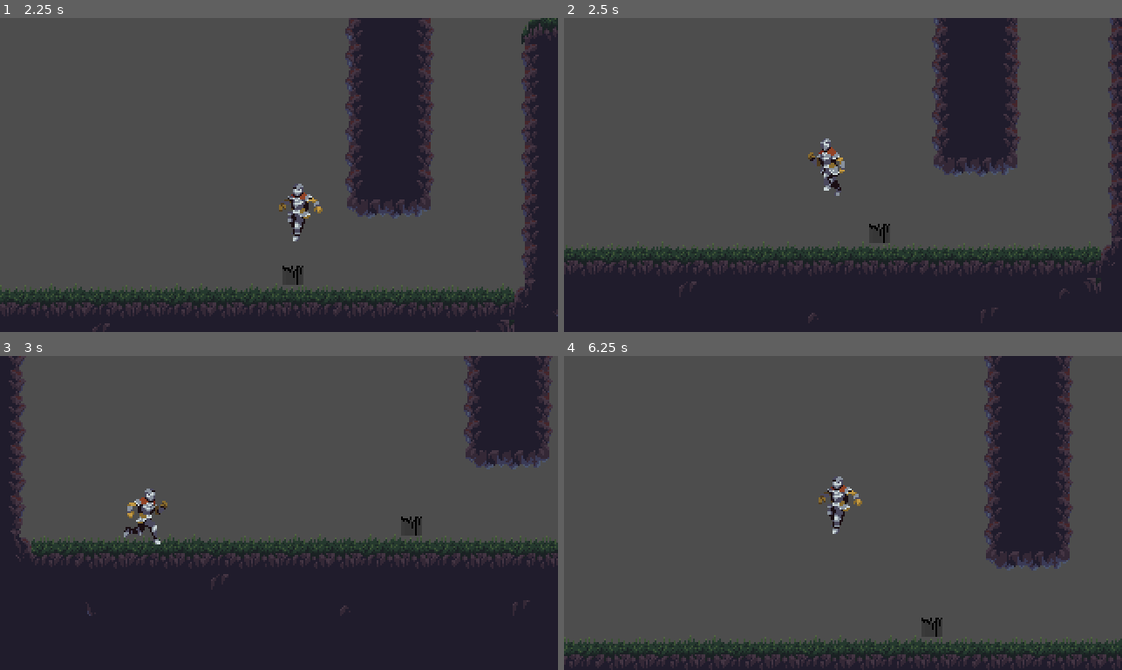
Above: before the commit, frames 1-4 (two rows, left to right).
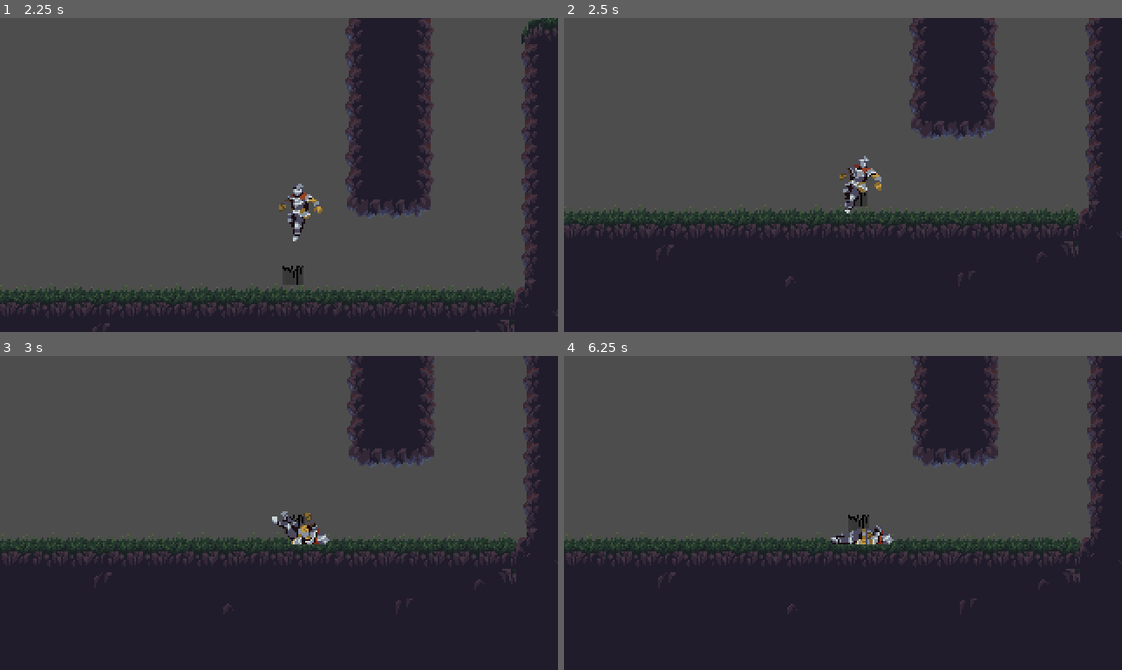
Above: after the commit, the same moments.

Repository: omcpeake/Knight-Speed
Game: Godot game, scene res://Scenes/game.tscn
Same seed, same stepped clock (60 frames per second), same inputs: the game is played once before the commit and once after it.
Inputs:
- Up to frame 1 (2.25 s): tap Enter (ui_accept) at 0.5 s; hold S (slide) 0.53-1.28 s; hold D (move_right) 0.53-2.03 s; tap Space (jump) at 0.77, 0.8, 1.07, 1.35, 1.52, 1.82 s; tap S (slide) at 1.55 s; hold A (move_left) from 2.03 s (still down); hold S (slide) from 2.03 s (still down)
- Up to frame 2 (2.5 s): keep holding A (move_left); keep holding S (slide); tap Space (jump) at 2.3 s
- Up to frame 3 (3 s): release A (move_left) at 2.78 s; release S (slide) at 2.78 s; hold D (move_right) from 2.78 s (still down); tap S (slide) at 2.85 s
- Up to frame 4 (6.25 s): tap Space (jump) at 3.02, 3.32, 3.6, 3.77, 4.07, 4.52, 4.82, 5.3, 5.85, 6.02 s; release D (move_right) at 4.28 s; hold A (move_left) 4.28-5.03 s; tap S (slide) at 4.35, 6.05 s; hold D (move_right) 5.03-5.78 s; hold S (slide) 5.03-5.78 s; hold A (move_left) from 5.78 s (still down)

Frame 1 is identical in both runs. In frame 2, 22% of the frame differs, in the area x 0-100%, y 0-96%; in frame 3, 16%; in frame 4, 50%, in the area x 0-100%, y 0-99%.

Commit message:
added dying

Diff:
--- a/Scenes/animation_component.gd
+++ b/Scenes/animation_component.gd
@@ -28,3 +28,7 @@
 		sprite.play("wall_slide")
 	elif is_falling:
 		sprite.play("fall")
+
+func handle_death_animation():
+	#death checked before calling
+	sprite.play("dead")
--- a/Scenes/health_component.gd
+++ b/Scenes/health_component.gd
@@ -1,17 +1,20 @@
 class_name HealthComponent
 extends Node
+
+@export_subgroup("Nodes")
+@export var respawn_timer: Timer
 
 @export_subgroup("Settings")
 @export var max_hp: float = 10
 var current_hp: float = max_hp
 var is_dead: bool =  false
-
+@export var can_respawn: bool = false
+@export var respawn_delay: float = 2
 
 func take_damage(damage: float) -> void:
 	current_hp -= damage
 	if current_hp <= 0:
-		current_hp = 0
-		is_dead = true
+		handle_death()
 
 func heal(healing: float) -> void:
 	current_hp += healing
@@ -19,5 +22,18 @@
 		current_hp = max_hp
 
 func kill() -> void:
+	handle_death()
+
+func handle_death() ->void:
 	current_hp = 0
 	is_dead = true
+	if can_respawn:
+		respawn_timer.wait_time = respawn_delay
+		respawn_timer.start()
+
+func respawn() -> void:
+	#TODO implement
+	print("pretend you respawned")
+
+func _on_respawn_timer_timeout():
+	respawn()
--- a/Scenes/health_component.tscn
+++ b/Scenes/health_component.tscn
@@ -2,5 +2,12 @@
 
 [ext_resource type="Script" path="res://Scenes/health_component.gd" id="1_n8elh"]
 
-[node name="HealthComponent" type="Node"]
+[node name="HealthComponent" type="Node" node_paths=PackedStringArray("respawn_timer")]
 script = ExtResource("1_n8elh")
+respawn_timer = NodePath("RespawnTimer")
+
+[node name="RespawnTimer" type="Timer" parent="."]
+wait_time = 2.0
+one_shot = true
+
+[connection signal="timeout" from="RespawnTimer" to="." method="_on_respawn_timer_timeout"]
--- a/Scenes/input_component.gd
+++ b/Scenes/input_component.gd
@@ -2,6 +2,7 @@
 extends Node
 
 var input_horizontal: float = 0.0
+var input_enabled: bool = true
 
 func _process(delta: float) -> void:
 	input_horizontal = Input.get_axis("move_left","move_right")
--- a/Scenes/player.tscn
+++ b/Scenes/player.tscn
@@ -1,7 +1,8 @@
-[gd_scene load_steps=50 format=3 uid="uid://cpgg1tgmt042r"]
+[gd_scene load_steps=61 format=3 uid="uid://cpgg1tgmt042r"]
 
 [ext_resource type="Texture2D" uid="uid://58o5fttc8ijb" path="res://Assets/Knight/Colour2/NoOutline/120x80_PNGSheets/_Idle.png" id="1_5riow"]
 [ext_resource type="Script" path="res://Scripts/player.gd" id="1_n52db"]
+[ext_resource type="Texture2D" uid="uid://dw55qsfbnwvb" path="res://Assets/Knight/Colour2/NoOutline/120x80_PNGSheets/_DeathNoMovement.png" id="2_g1kn6"]
 [ext_resource type="Texture2D" uid="uid://8j7vpofl5e1w" path="res://Assets/Knight/Colour2/NoOutline/120x80_PNGSheets/_Fall.png" id="3_gn721"]
 [ext_resource type="Texture2D" uid="uid://ydplxdos1lvl" path="res://Assets/Knight/Colour2/NoOutline/120x80_PNGSheets/_Run.png" id="3_owp8e"]
 [ext_resource type="Texture2D" uid="uid://b2wl03hec0d1x" path="res://Assets/Knight/Colour2/NoOutline/120x80_PNGSheets/_Jump.png" id="4_w068m"]
@@ -16,6 +17,46 @@
 [ext_resource type="PackedScene" uid="uid://dpkkbxhmu6ilf" path="res://Scenes/slide_component.tscn" id="13_nx3x6"]
 [ext_resource type="PackedScene" uid="uid://k40fwd340pol" path="res://Scenes/health_component.tscn" id="15_lwdi3"]
 
+[sub_resource type="AtlasTexture" id="AtlasTexture_24p70"]
+atlas = ExtResource("2_g1kn6")
+region = Rect2(0, 40, 120, 40)
+
+[sub_resource type="AtlasTexture" id="AtlasTexture_newue"]
+atlas = ExtResource("2_g1kn6")
+region = Rect2(120, 40, 120, 40)
+
+[sub_resource type="AtlasTexture" id="AtlasTexture_q17me"]
+atlas = ExtResource("2_g1kn6")
+region = Rect2(240, 40, 120, 40)
+
+[sub_resource type="AtlasTexture" id="AtlasTexture_ahcoi"]
+atlas = ExtResource("2_g1kn6")
+region = Rect2(360, 40, 120, 40)
+
+[sub_resource type="AtlasTexture" id="AtlasTexture_xr6nw"]
+atlas = ExtResource("2_g1kn6")
+region = Rect2(480, 40, 120, 40)
+
+[sub_resource type="AtlasTexture" id="AtlasTexture_04n3c"]
+atlas = ExtResource("2_g1kn6")
+region = Rect2(600, 40, 120, 40)
+
+[sub_resource type="AtlasTexture" id="AtlasTexture_suhqo"]
+atlas = ExtResource("2_g1kn6")
+region = Rect2(720, 40, 120, 40)
+
+[sub_resource type="AtlasTexture" id="AtlasTexture_p6r2m"]
+atlas = ExtResource("2_g1kn6")
+region = Rect2(840, 40, 120, 40)
+
+[sub_resource type="AtlasTexture" id="AtlasTexture_ici5o"]
+atlas = ExtResource("2_g1kn6")
+region = Rect2(960, 40, 120, 40)
+
+[sub_resource type="AtlasTexture" id="AtlasTexture_arxwy"]
+atlas = ExtResource("2_g1kn6")
+region = Rect2(1080, 40, 120, 40)
+
 [sub_resource type="AtlasTexture" id="AtlasTexture_ds7s0"]
 atlas = ExtResource("3_gn721")
 region = Rect2(0, 40, 120, 40)
@@ -142,6 +183,41 @@
 
 [sub_resource type="SpriteFrames" id="SpriteFrames_npepe"]
 animations = [{
+"frames": [{
+"duration": 1.0,
+"texture": SubResource("AtlasTexture_24p70")
+}, {
+"duration": 1.0,
+"texture": SubResource("AtlasTexture_newue")
+}, {
+"duration": 1.0,
+"texture": SubResource("AtlasTexture_q17me")
+}, {
+"duration": 1.0,
+"texture": SubResource("AtlasTexture_ahcoi")
+}, {
+"duration": 1.0,
+"texture": SubResource("AtlasTexture_xr6nw")
+}, {
+"duration": 1.0,
+"texture": SubResource("AtlasTexture_04n3c")
+}, {
+"duration": 1.0,
+"texture": SubResource("AtlasTexture_suhqo")
+}, {
+"duration": 1.0,
+"texture": SubResource("AtlasTexture_p6r2m")
+}, {
+"duration": 1.0,
+"texture": SubResource("AtlasTexture_ici5o")
+}, {
+"duration": 1.0,
+"texture": SubResource("AtlasTexture_arxwy")
+}],
+"loop": false,
+"name": &"dead",
+"speed": 8.0
+}, {
 "frames": [{
 "duration": 1.0,
 "texture": SubResource("AtlasTexture_ds7s0")
@@ -289,7 +365,7 @@
 [node name="AnimatedSprite2D" type="AnimatedSprite2D" parent="."]
 position = Vector2(3, -20)
 sprite_frames = SubResource("SpriteFrames_npepe")
-animation = &"run"
+animation = &"dead"
 autoplay = "idle"
 
 [node name="StandingCollision" type="CollisionShape2D" parent="."]
@@ -321,3 +397,4 @@
 position = Vector2(3, -23)
 
 [node name="HealthComponent" parent="." instance=ExtResource("15_lwdi3")]
+can_respawn = true
--- a/Scripts/MovementComponent.gd
+++ b/Scripts/MovementComponent.gd
@@ -25,3 +25,6 @@
 		velocity_change_speed = air_accel_speed if direction!=0 else air_decel_speed
 
 	body.velocity.x = move_toward(body.velocity.x, direction * speed, velocity_change_speed)
+
+func stop_movement(body: CharacterBody2D) -> void :
+	body.velocity = Vector2(0,0)
--- a/Scripts/player.gd
+++ b/Scripts/player.gd
@@ -15,23 +15,28 @@
 @onready var crouching_collision = $CrouchingCollision
 
 var spawn_point : Vector2 = self.position
+var movement_enabled : bool = true
+
 
 
 func _physics_process(delta):
 
 	gravity_component.handle_gravity(self, delta)
-	#ground
-	slide_component.handle_slide(self, input_component.get_slide_input())
-	movement_component.handle_horizontal_movement(self, input_component.input_horizontal, slide_component.is_sliding)
-	update_capsule_collision()
-	#ground animations
-	animation_component.handle_move_animation(input_component.input_horizontal)
-	animation_component.handle_slide_animation(slide_component.is_sliding)
+	if(movement_enabled):
+		#ground
+		slide_component.handle_slide(self, input_component.get_slide_input())
+		movement_component.handle_horizontal_movement(self, input_component.input_horizontal, slide_component.is_sliding)
+		update_capsule_collision()
+		#ground animations
+		animation_component.handle_move_animation(input_component.input_horizontal)
+		animation_component.handle_slide_animation(slide_component.is_sliding)
 
-	#air
-	jump_component.handle_jump(self, input_component.get_jump_input(), input_component.get_jump_input_released())
-	wall_jump_component.handle_wall_jump(self, input_component.input_horizontal, gravity_component.is_wall_sliding, input_component.get_jump_input())
-	animation_component.handle_jump_animation(jump_component.is_going_up, gravity_component.is_falling, gravity_component.is_wall_sliding)
+		#air
+		jump_component.handle_jump(self, input_component.get_jump_input(), input_component.get_jump_input_released())
+		wall_jump_component.handle_wall_jump(self, input_component.input_horizontal, gravity_component.is_wall_sliding, input_component.get_jump_input())
+		animation_component.handle_jump_animation(jump_component.is_going_up, gravity_component.is_falling, gravity_component.is_wall_sliding)
+
+		check_if_alive()
 
 	print(health_component.current_hp)
 
@@ -45,6 +50,13 @@
 		standing_collision.disabled = false
 		crouching_collision.disabled = true
 
+func check_if_alive():
+	if health_component.is_dead:
+		movement_enabled = false
+		movement_component.stop_movement(self)
+		animation_component.handle_death_animation()
+	else:
+		movement_enabled = true
 
 func respawn():
 	pass
